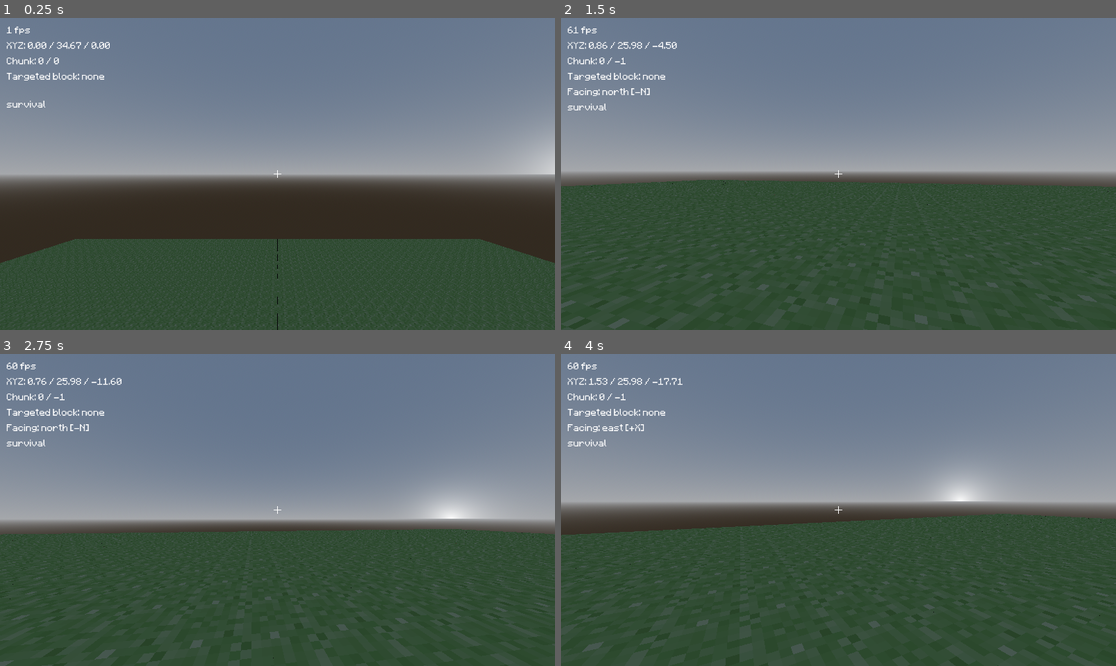
Above: before the commit, frames 1-4 (two rows, left to right).
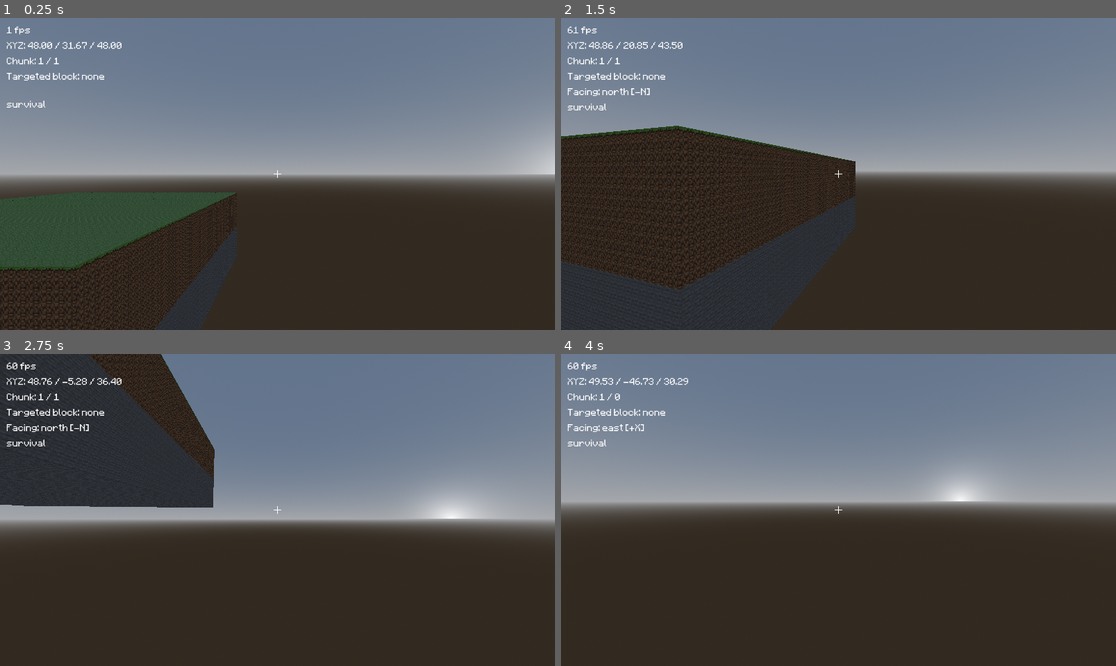
Above: after the commit, the same moments.

Repository: javier-adrian/voxel-gds
Game: Godot game, scene res://level.tscn
Two runs of this game, one before a commit and one after it. Both use one fixed random seed, a clock stepped at 60 frames per second and the inputs below.
Inputs (mouse positions are in pixels of both pictures, inside the frame that each line leads up to):
- Up to frame 1 (0.25 s): no input
- Up to frame 2 (1.5 s): move the mouse to (866, 174) at 0.52 s; hold W (Forward) from 0.53 s (still down); click (866, 174) at 0.6 s; move the mouse to (810, 174) at 1.27 s; right-click (810, 174) at 1.35 s
- Up to frame 3 (2.75 s): keep holding W (Forward); move the mouse to (288, 503) at 2.02 s; hold Shift (Sprint) from 2.03 s (still down)
- Up to frame 4 (4 s): keep holding W (Forward); move the mouse to (832, 516) at 2.77 s; release Shift (Sprint) at 2.78 s; click (832, 516) at 2.85 s; move the mouse to (877, 513) at 3.52 s; right-click (877, 513) at 3.6 s

The runs differ from the first frame. In frame 1, 31% of the frame differs, in the area x 0-100%, y 7-100%; in frame 2, 51%; in frame 3, 59%, in the area x 0-100%, y 0-100%; in frame 4, 45%.

Commit message:
update preview

Diff:
--- a/level.tscn
+++ b/level.tscn
@@ -67,5 +67,5 @@
 transform = Transform3D(1, 0, 0, 0, 1, 0, 0, 0, 1, 0, 0, -32)
 
 [node name="Player" parent="." instance=ExtResource("2_yslca")]
-transform = Transform3D(1, 0, 0, 0, 1, 0, 0, 0, 1, 0, 35, 0)
+transform = Transform3D(1, 0, 0, 0, 1, 0, 0, 0, 1, 48, 32, 48)
 survival = true
Binary file changed: preview.png
